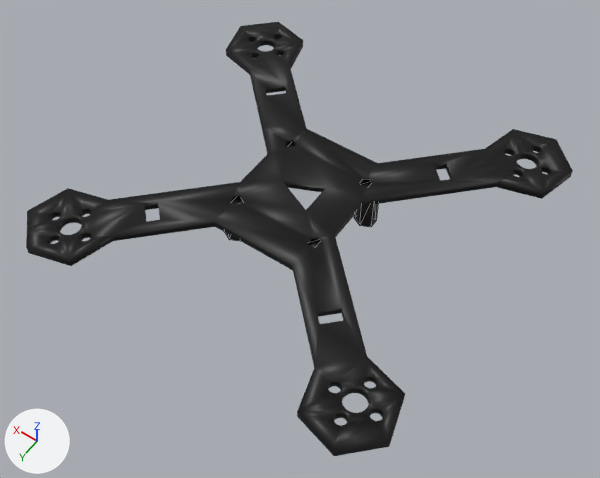
One commit to the Blender file blender/custom.blend: the scene before it, then after it.
Both versions are drawn from a 50 mm camera at (-0.0603, 0.0863, 0.1299) aimed at (-0.0014, 0.004, 0.0005). Lighting does not change. The marker at lower left points along +X, +Y and +Z. Mesh edges are drawn as thin lines on the coarser meshes.

The first picture shows 'frame_bottom'.
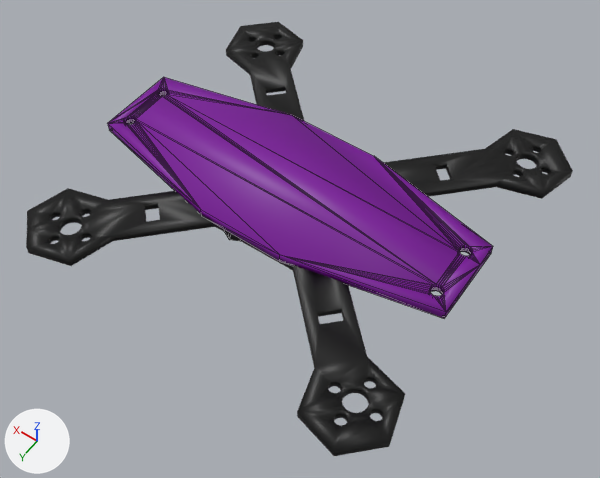
The change, as a list of edits to the scene's bpy script:
```text
Add mat_material_005:
    mat_material_005 = principled_material('Material.005')
    mat_material_005.base_color = (0.2, 0.0, 0.33)  # purple #7c009b
Add me_combo_board:
    me_combo_board.from_pydata(...)  # 180 vertices, 372 faces; spans x -10.4..20.0, y -43.0..35.5, z 0.0..2.0
    me_combo_board.polygons.foreach_set('use_smooth', [True] * 372)
    me_combo_board.materials.append(mat_material_005)  # purple #7c009b
Add ob_combo_board:
    ob_combo_board = bpy.data.objects.new('Combo Board', me_combo_board)
    ob_combo_board.location = (0.0, -0.0043, 0.009)
    ob_combo_board.rotation_euler = (0.0, 0.0, 1.571)  # degrees (0, 0, 90)
    ob_combo_board.scale = (0.001, 0.001, 0.001)
```

Location of each change, (x1, y1, x2, y2) in pixels of the pictures (600 x 478 px):
'Combo Board', added (purple)
    after: (108, 77, 493, 318)
